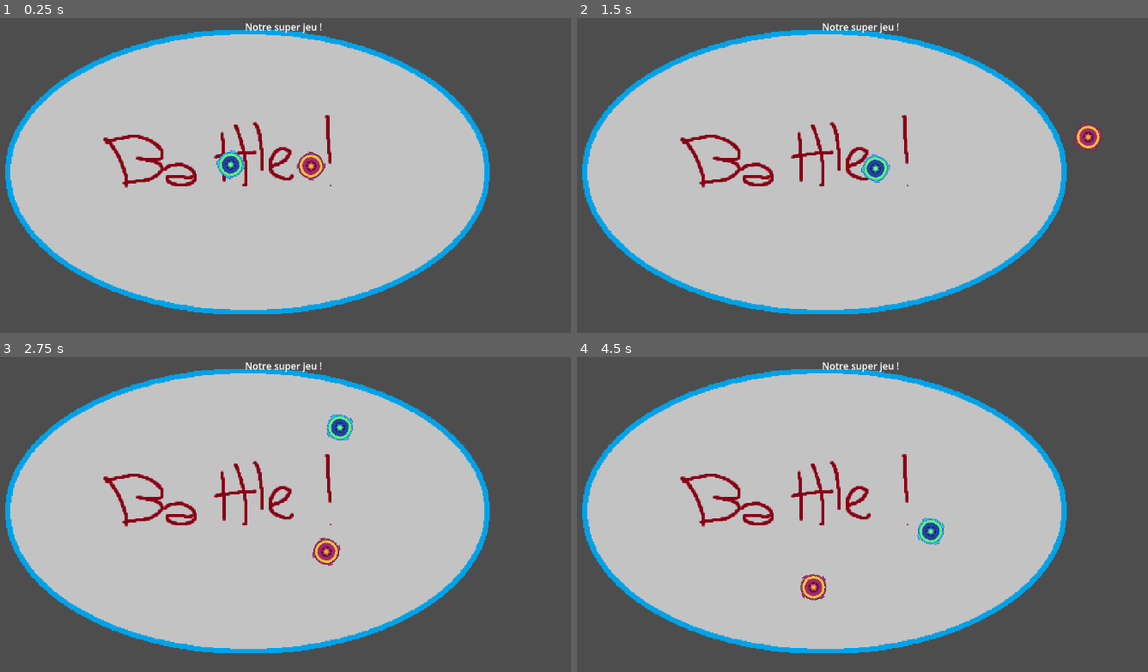
Above: before the commit, frames 1-4 (two rows, left to right).
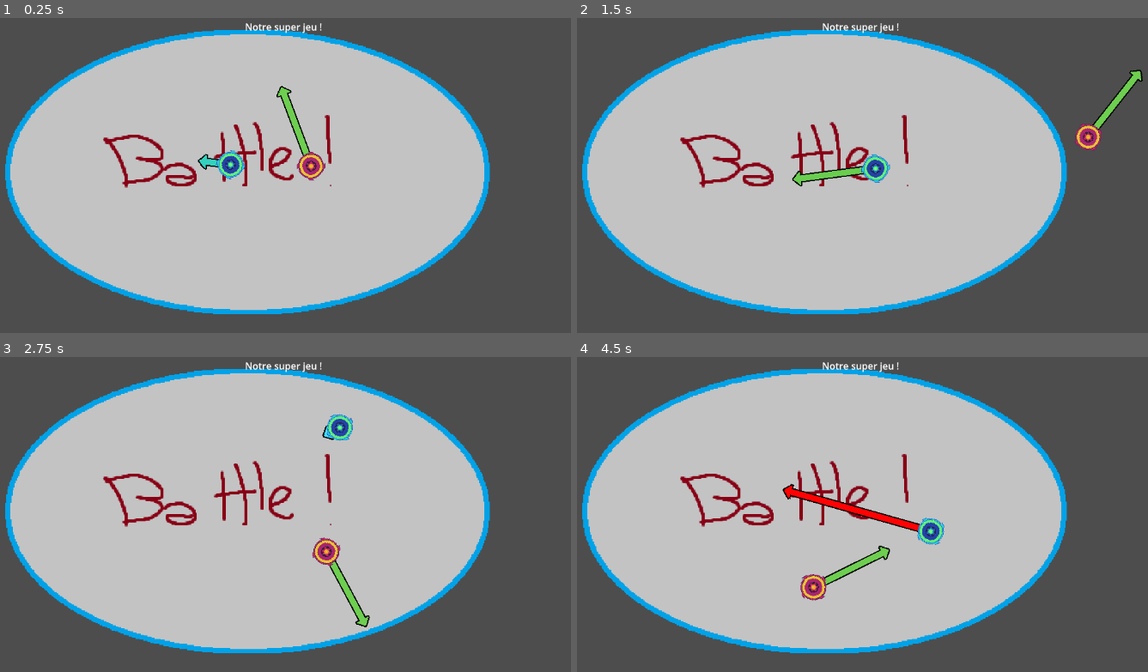
Above: after the commit, the same moments.

Repository: GreemLuck/spin-to-kill
Game: Godot game, scene res://scenes/game_controller.tscn
Same seed, same stepped clock (60 frames per second), same inputs: the game is played once before the commit and once after it.
Inputs (mouse positions are in pixels of both pictures, inside the frame that each line leads up to):
- Up to frame 1 (0.25 s): no input
- Up to frame 2 (1.5 s): move the mouse to (1005, 150) at 0.52 s; move the mouse to (719, 188) at 1.27 s
- Up to frame 3 (2.75 s): move the mouse to (348, 423) at 2.02 s
- Up to frame 4 (4.5 s): move the mouse to (822, 586) at 2.77 s; move the mouse to (1062, 568) at 3.52 s; move the mouse to (651, 451) at 4.27 s

The runs differ from the first frame. In frame 1, 0.5% of the frame differs, in the area x 34-55%, y 21-49%; in frame 2, 0.7%; in frame 3, 0.4%; in frame 4, 1.1%, in the area x 35-60%, y 40-73%.

Commit message:
added force arrows to tops

Diff:
--- a/scenes/game_controller.tscn
+++ b/scenes/game_controller.tscn
@@ -16,6 +16,7 @@
 snap_padding = 0.0
 
 [node name="Sprite2D" type="Sprite2D" parent="Arena"]
+z_index = -1000
 scale = Vector2(1.8093126, 1.7445256)
 texture = ExtResource("1_vc4nx")
 
--- a/scenes/vector_arrow.tscn
+++ b/scenes/vector_arrow.tscn
@@ -11,20 +11,21 @@
 
 [node name="VectorArrow" type="Node2D"]
 script = ExtResource("1_847lv")
-arrow_scale = 2.7409999999999997
 color_ramp = SubResource("Gradient_847lv")
 
 [node name="Back" type="Sprite2D" parent="."]
-modulate = Color(0.09497777, 0.74342257, 0.41335994, 1)
+modulate = Color(0.21249825, 0.83017236, 0.7859759, 1)
 texture = ExtResource("3_384fh")
 
 [node name="Shaft" type="Sprite2D" parent="."]
-modulate = Color(0.09497777, 0.74342257, 0.41335994, 1)
-position = Vector2(34.02154, 0)
-scale = Vector2(2.741, 1)
+modulate = Color(0.21249825, 0.83017236, 0.7859759, 1)
+position = Vector2(14, 0)
 texture = ExtResource("2_847lv")
 
 [node name="Tip" type="Sprite2D" parent="."]
-modulate = Color(0.09497777, 0.74342257, 0.41335994, 1)
-position = Vector2(73.04308, 0)
+modulate = Color(0.21249825, 0.83017236, 0.7859759, 1)
+position = Vector2(33, 0)
 texture = ExtResource("4_847lv")
+
+[connection signal="offset_updated" from="." to="." method="_on_offset_updated"]
+[connection signal="scale_updated" from="." to="." method="_on_scale_updated"]
--- a/scripts/MovementController.gd
+++ b/scripts/MovementController.gd
@@ -9,7 +9,6 @@
 	return Vector2.ZERO
 
 
-
 ## Returns the force computed by the controller that will be applied to the entity [br]
 ## [br]
 ## [param owner] : The Node to which the force will be applied [br]
--- a/scripts/PlayerMovement.gd
+++ b/scripts/PlayerMovement.gd
@@ -14,14 +14,14 @@
 @export var lin_damping: float = 8.0
 
 func get_desired_force(owner,delta):
-	var mouse: Vector2 = owner.get_global_mouse_position()
+	var mouse_position: Vector2 = owner.get_global_mouse_position()
 	if not _mouse_init:
-		_prev_mouse = mouse
+		_prev_mouse = mouse_position
 		_mouse_init = true
 
-	_mouse_vel = (mouse - _prev_mouse) / maxf(delta, 0.000001)
-	_prev_mouse = mouse
+	_mouse_vel = (mouse_position - _prev_mouse) / maxf(delta, 0.000001)
+	_prev_mouse = mouse_position
 
-	var to_target: Vector2 = mouse - owner.global_position
+	var to_target: Vector2 = mouse_position - owner.global_position
 	var force: Vector2 = to_target * k_pos + _mouse_vel * k_vel - owner.linear_velocity * lin_damping
 	return force
--- a/scripts/SpinningTop.gd
+++ b/scripts/SpinningTop.gd
@@ -1,15 +1,24 @@
 extends RigidBody2D
+
+## Preloading the force vector arrow scene
+const ArrowScene := preload("res://scenes/vector_arrow.tscn")
 
 ## Controller script that dictates movement of the entity
 @export var controller : MovementController
-
 @export var max_force: float = 4000.0
 @export var max_speed: float = 900.0
-
-@export var torque_speed: float = 500.0;
+@export var torque_speed: float = 500.0
+@export var force_arrow_offset: float = 0.0
 
 
+@onready var force_arrow: Node2D = ArrowScene.instantiate()
+
 func _ready() -> void:
+	add_child(force_arrow)
+	force_arrow.z_index = -1
+	force_arrow.position = Vector2.ZERO
+	force_arrow.arrow_offset = 10.0
+
 	add_constant_torque(torque_speed)
 	apply_force(controller.get_starting_force(self))
 
@@ -20,6 +29,12 @@
 		desired_force = desired_force.normalized() * max_force
 	apply_force(desired_force)
 
+	# Set the arrow vector
+	var v_len = desired_force.length()
+	var v_angle = desired_force.angle()
+	force_arrow.arrow_scale = (v_len / max_force) * 10.0
+	force_arrow.set_global_rotation(v_angle)
+
 	# Clamp vitesse
 	if linear_velocity.length() > max_speed:
 		linear_velocity = linear_velocity.normalized() * max_speed
--- a/scripts/vector_arrow.gd
+++ b/scripts/vector_arrow.gd
@@ -1,12 +1,27 @@
 @tool
 extends Node2D
+signal scale_updated
+signal offset_updated
 
 @onready var back_node = $Back
 @onready var shaft_node = $Shaft
 @onready var tip_node = $Tip
 
-@export_range(0.01, 10.0) var arrow_scale: float = 1.0
+@export_range(0.01, 10.0) var arrow_scale: float = 1.0:
+	set(new_arrow_scale):
+		arrow_scale = new_arrow_scale
+		scale_updated.emit(new_arrow_scale)
+
+@export var arrow_offset: float = 0.0:
+	set(new_offset):
+		arrow_offset = new_offset
+		offset_updated.emit(new_offset)
+
 @export var color_ramp: Gradient
+
+var back_original_x : float
+var shaft_original_x : float
+var tip_original_x : float
 
 var previous_scale: float
 var shaft_px : Vector2
@@ -14,24 +29,17 @@
 func _ready():
 	shaft_px = _sprite_rect_size(shaft_node)
 	previous_scale = arrow_scale
-	print(shaft_px)
 
-func _process(delta):
+	back_original_x = back_node.position.x
+	shaft_original_x = shaft_node.position.x
+	tip_original_x = tip_node.position.x
 
-	# Moves the shaft and arrow tip based on the difference in scale between changes
-	var scale_delta = arrow_scale - previous_scale
-	if scale_delta != 0.0:
-		var offset_x = shaft_px.x * scale_delta
-		shaft_node.scale.x = arrow_scale;
-		shaft_node.move_local_x(offset_x/2.0)
-		tip_node.move_local_x(offset_x)
-		_update_color(arrow_scale)
+func update_scale(new_scale: float) -> void:
+	arrow_scale = new_scale
 
-		previous_scale = arrow_scale
-		print(shaft_node.texture.get_size())
 
-func _update_color(scale:float) -> void:
-	var t = clamp(scale / 10.0, 0.0, 1.0)
+func _update_color() -> void:
+	var t = clamp(arrow_scale / 10.0, 0.0, 1.0)
 	var col = color_ramp.sample(t)
 	$Back.modulate = col
 	$Shaft.modulate = col
@@ -46,3 +54,21 @@
 	if s.region_enabled:
 		base = s.region_rect.size
 	return base
+
+
+func _on_scale_updated(new_scale: float) -> void:
+	var scale_delta = new_scale - previous_scale
+	if scale_delta != 0.0:
+		var offset_x = shaft_px.x * scale_delta
+		shaft_node.scale.x = new_scale;
+		shaft_node.move_local_x(offset_x/2.0)
+		tip_node.move_local_x(offset_x)
+		_update_color()
+
+		previous_scale = new_scale
+
+
+func _on_offset_updated(new_offset: float) -> void:
+	back_node.position.x = back_original_x + new_offset
+	shaft_node.position.x = shaft_original_x + new_offset
+	tip_node.position.x = tip_original_x + new_offset
